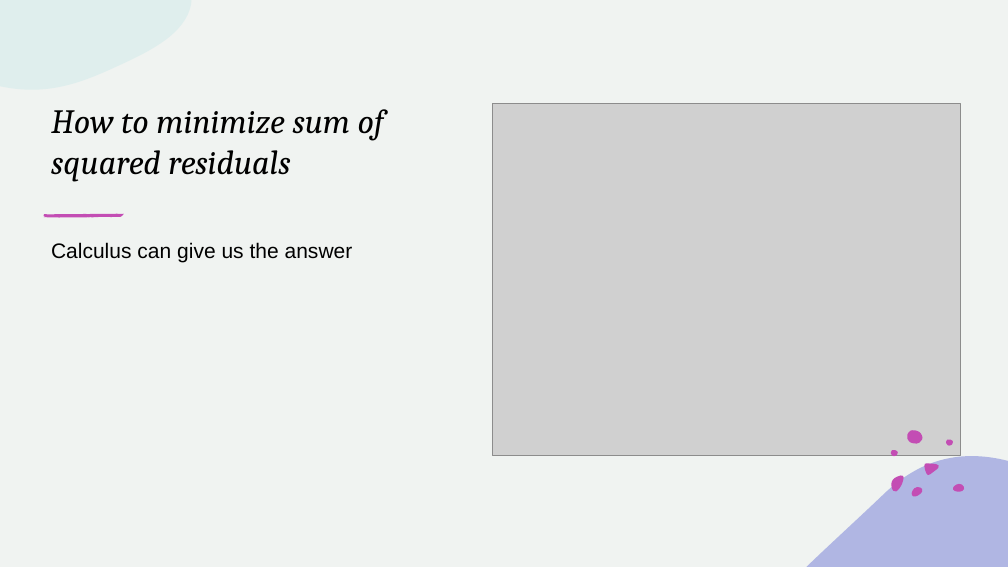
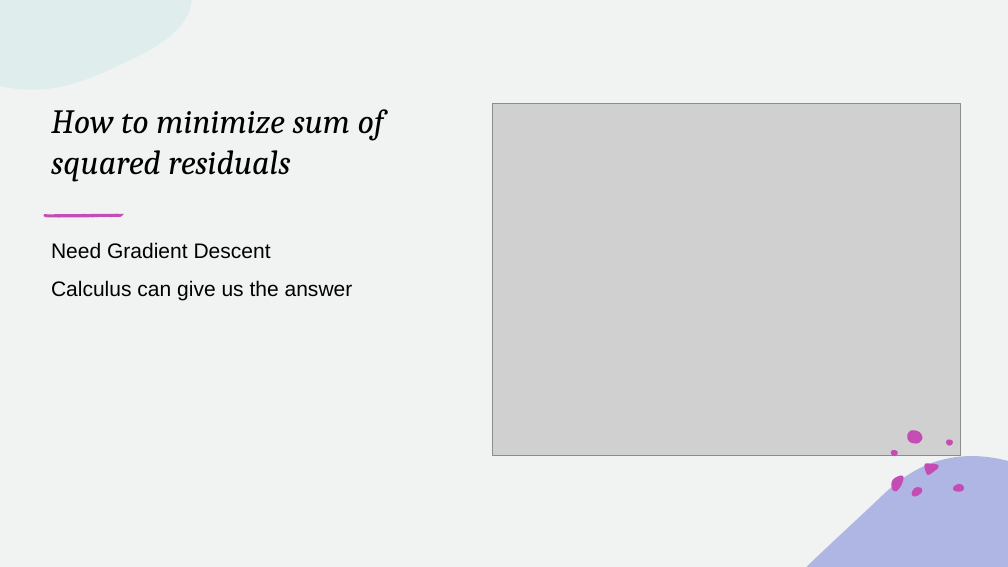
Before and after one commit to tnguyen7s/ai-cloud-club-semo, a slide deck: slide 14 of pp/regression01.pptx (slide 13 before the commit). Drawn at 1008x567 pixels with LibreOffice and Linux fonts; fonts in the diff are those of the drawing; grey boxes stand for pictures. Boxes give left, top, right and bottom in pixels: in the first picture for what was removed or moved away, otherwise in the second. Text is boxed around its words. In the diff, an @@ line names an element or a change of style, - is before the commit and + after.

```diff
--- a/pp/regression01.pptx
+++ b/pp/regression01.pptx
@@ text at (x1=51, y1=242, x2=271, y2=259): paragraph added @@
+Need Gradient Descent
```
Also in this commit, not shown: 3 other slides changed, 2 slides added, 1 other file.
